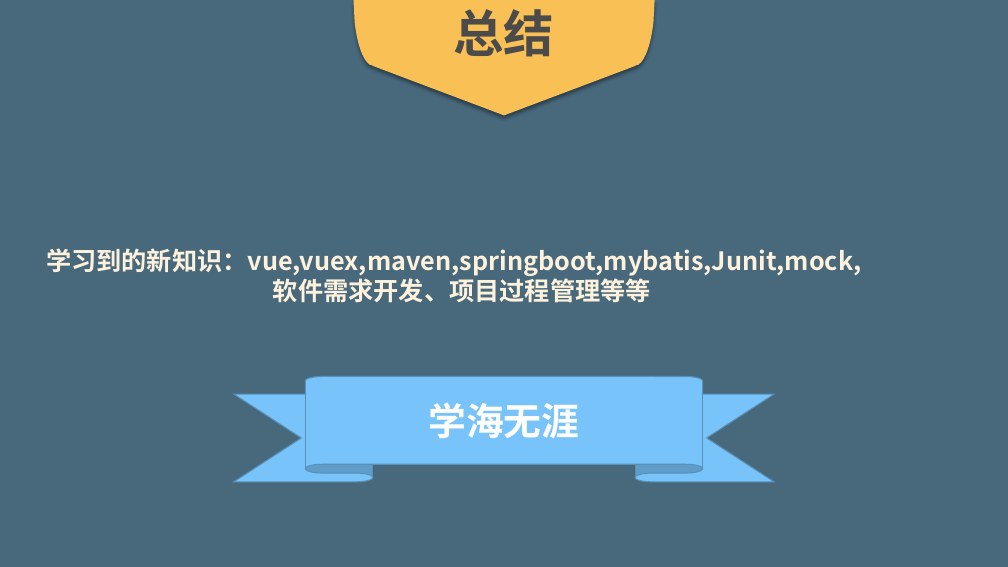
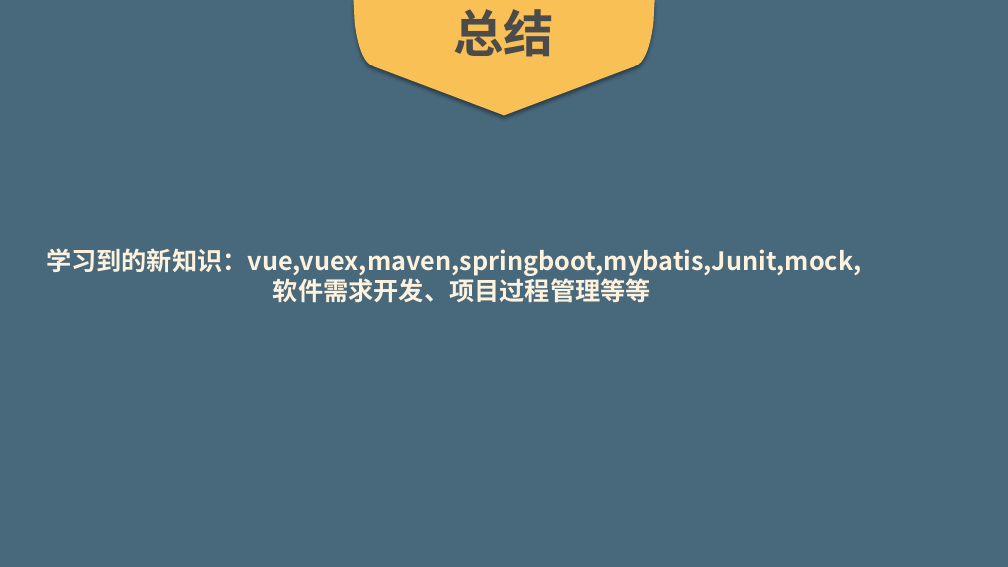
Before and after one commit to TOMORI00/NJUSE-HRS, a slide deck: slide 19 of 开发文档/小组报告v1.0.pptx. Drawn at 1008x567 pixels with LibreOffice and Linux fonts; fonts in the diff are those of the drawing. Boxes give left, top, right and bottom in pixels: in the first picture for what was removed or moved away, otherwise in the second. Text is boxed around its words. In the diff, an @@ line names an element or a change of style, - is before the commit and + after.

```diff
--- a/开发文档/小组报告v1.0.pptx
+++ b/开发文档/小组报告v1.0.pptx
@@ ribbon removed at bbox=[234, 377, 774, 482] @@
-学海无涯
```
Also in this commit, not shown: 2 other slides changed.
